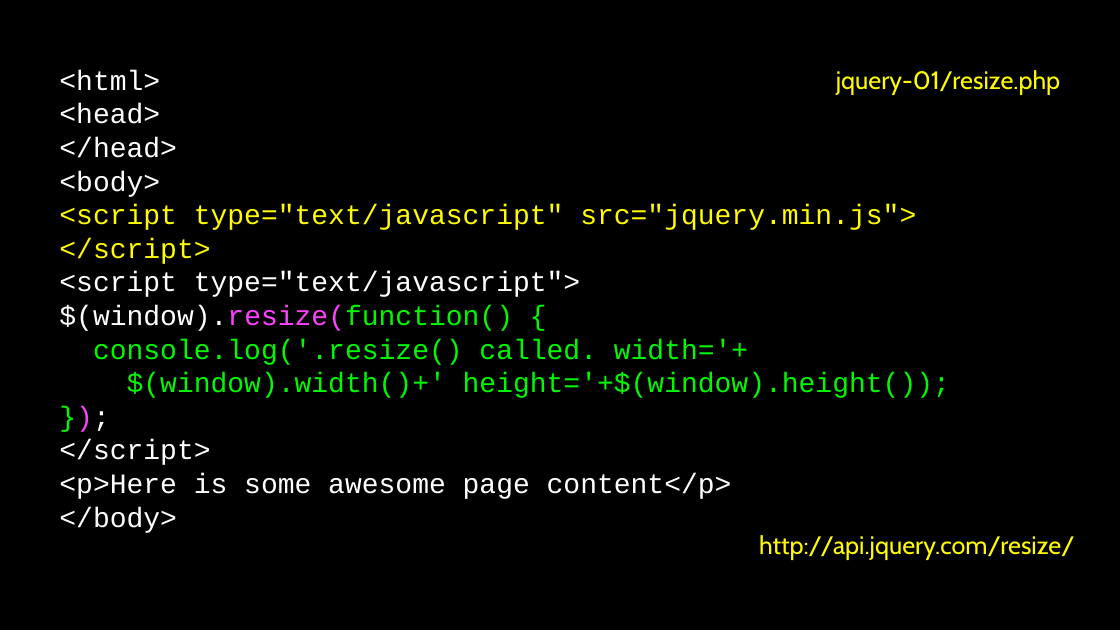
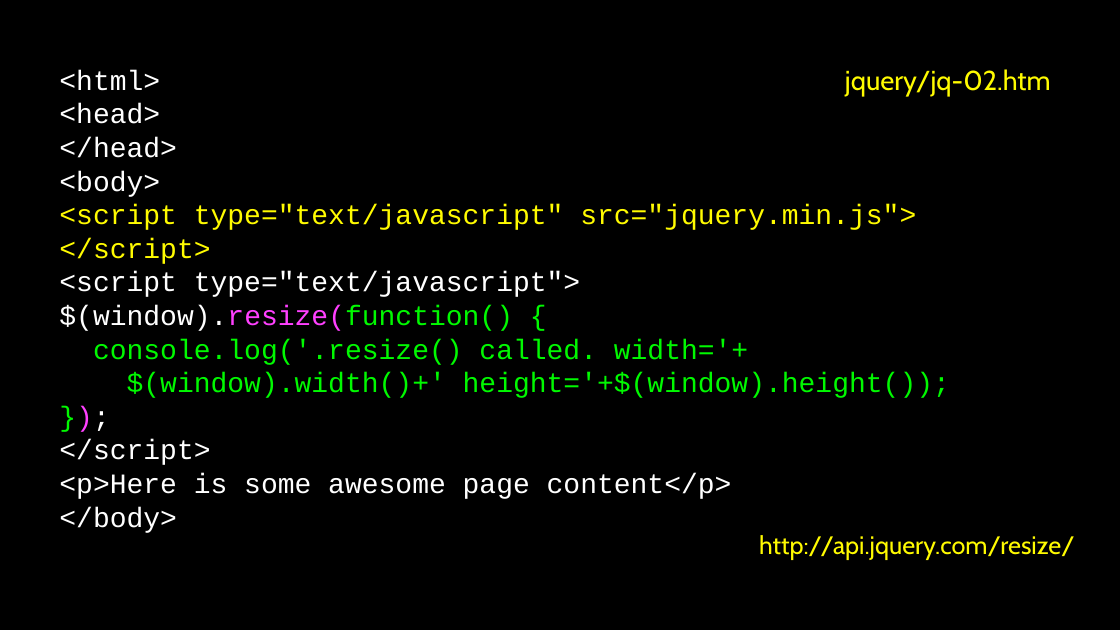
Before and after one commit to csev/dj4e, a slide deck: slide 14 of lectures/JS-03-JQuery.ppt (slide 5 before the commit). Drawn at 1120x630 pixels with LibreOffice and Linux fonts; fonts in the diff are those of the drawing. Boxes give left, top, right and bottom in pixels: in the first picture for what was removed or moved away, otherwise in the second. Text is boxed around its words. In the diff, an @@ line names an element or a change of style, - is before the commit and + after.

```diff
--- a/lectures/JS-03-JQuery.ppt
+++ b/lectures/JS-03-JQuery.ppt
@@ text in free at (845,69,1051,96): text changed; size 16.1 to 17.6 pt @@
-jquery-01/resize.php
+jquery/jq-02.htm
```
Also in this commit, not shown: 5 other slides changed, 10 slides added, 2 slides removed, 3 other files.
